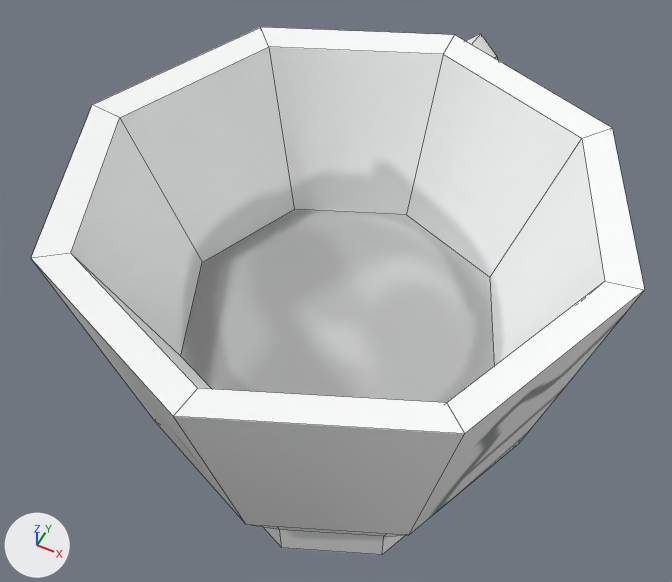
Renders of the FBX model Assets/Models/OBJ/obj_Teacup.fbx from each side of a commit.
Both versions are drawn from a camera (50 mm lens) standing at (1.4991, 5.7243, 1.0835) and looking at (1.4304, 5.8617, 0.9118). The axes (+X, +Y, +Z) are drawn at lower left. The lights are the same throughout. Mesh edges are drawn as thin lines. Where no turn or scale is listed for an object, it has been applied to the vertices.

The first picture shows 'obj_TeaCup'.
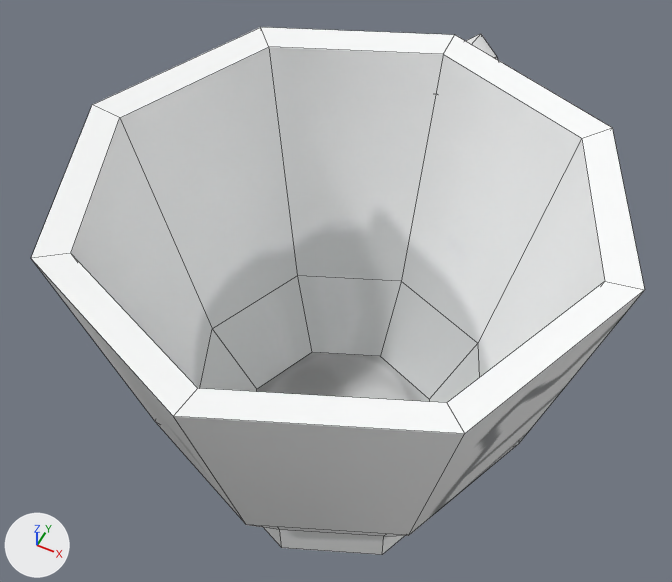
Changed parts and their boxes [x1, y1, x2, y2] in the pictures (672 x 582 px):
part 1 of me_cylinder_017, built on: [71, 47, 605, 403] in both

Patch to the scene script:
```diff
--- a/Assets/Models/OBJ/obj_Teacup.fbx.py
+++ b/Assets/Models/OBJ/obj_Teacup.fbx.py
@@ me_cylinder_017 @@
 # used by ob_obj_teacup; location = (1.4377, 5.8495, 0.8637)
-me_cylinder_017.from_pydata(...)  # 84 vertices, 84 faces; spans x -0.061..0.061, y -0.061..0.09, z -0.001..0.095
+me_cylinder_017.from_pydata(...)  # 92 vertices, 92 faces; spans x -0.061..0.061, y -0.061..0.09, z -0.001..0.095
+# me_cylinder_017 part 1
+# 1 face is deleted
+# 8 vertices in x -0.038..0.038, y -0.038..0.038, z 0.056 move by (0.0, 0.0, -0.026)
+# 8 vertices are added at x -0.026..0.026, y -0.026..0.026, z 0.011
+# 9 new faces join them
 me_cylinder_017.materials.append(mat_obj_teacup)
```
